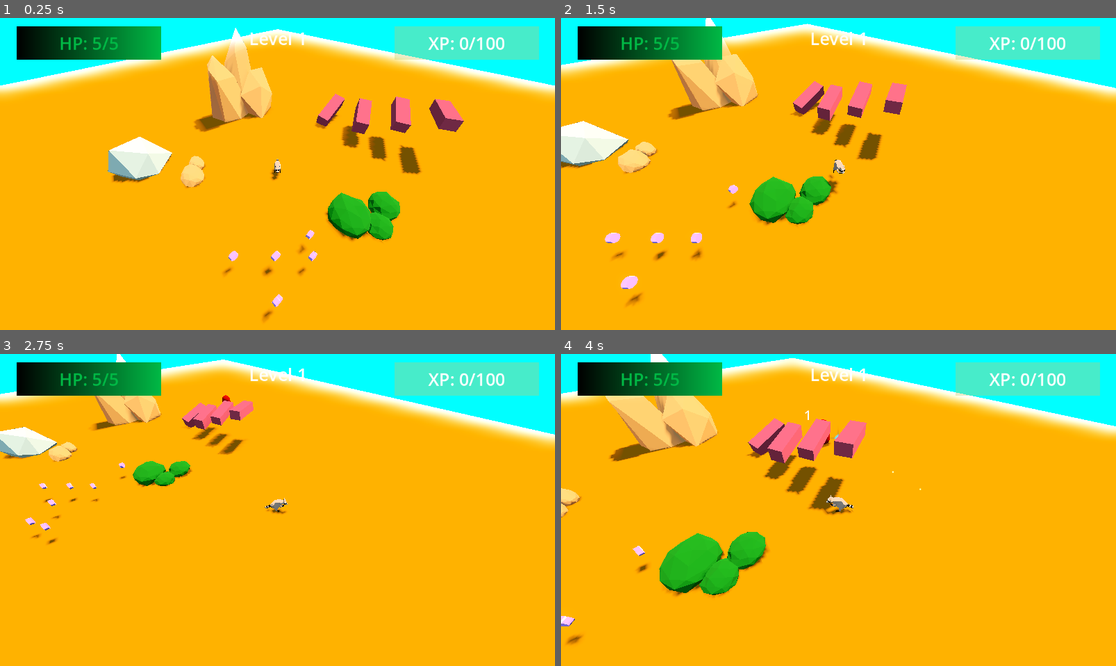
Above: before the commit, frames 1-4 (two rows, left to right).
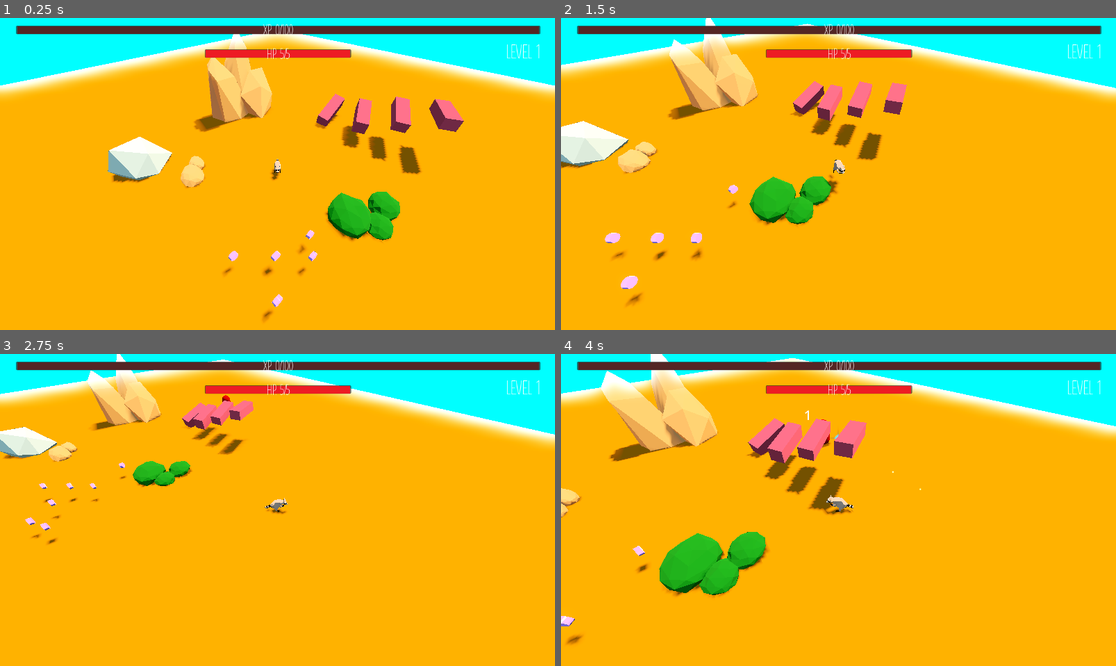
Above: after the commit, the same moments.

Repository: DeepRestGames/EcoDungeon
Game: Godot game, scene res://scenes/PrototypeScene_Weapons_01.tscn
Two runs of this game, one before a commit and one after it. Both use one fixed random seed, a clock stepped at 60 frames per second and the inputs below. A sky picture missing from this copy of the repository is replaced by a grey-blue gradient.
Inputs (mouse positions are in pixels of both pictures, inside the frame that each line leads up to):
- Up to frame 1 (0.25 s): no input
- Up to frame 2 (1.5 s): tap Enter at 0.5 s; move the mouse to (960, 158) at 0.52 s; hold D (move_right) 0.53-1.28 s; tap Space (spacebar) at 0.6 s; move the mouse to (727, 189) at 1.27 s; hold S (move_down) from 1.28 s (still down); tap Mouse wheel up (zoom_in) at 1.35 s
- Up to frame 3 (2.75 s): move the mouse to (333, 441) at 2.02 s; release S (move_down) at 2.03 s; hold D (move_right) from 2.03 s (still down); hold Mouse wheel down (zoom_out) from 2.03 s (still down)
- Up to frame 4 (4 s): move the mouse to (810, 572) at 2.77 s; release D (move_right) at 2.78 s; release Mouse wheel down (zoom_out) at 2.78 s; hold W (move_up) 2.78-3.53 s; tap Space (spacebar) at 2.85 s; move the mouse to (1005, 556) at 3.52 s; hold A (move_left) from 3.53 s (still down); hold Mouse wheel up (zoom_in) from 3.53 s (still down)

The runs differ from the first frame. In frame 1, 7.8% of the frame differs, in the area x 2-98%, y 2-14%; in frame 2, 7.8%; in frame 3, 7.8%; in frame 4, 7.8%.

Commit message:
hud adjustments - the font doesn't scale properly

Diff:
--- a/scenes/player/UI.tscn
+++ b/scenes/player/UI.tscn
@@ -1,14 +1,13 @@
-[gd_scene load_steps=13 format=3 uid="uid://bu5laid0g01qp"]
+[gd_scene load_steps=12 format=3 uid="uid://bu5laid0g01qp"]
 
 [ext_resource type="Script" path="res://scripts/Player/UI.gd" id="1_sghsl"]
+[ext_resource type="Theme" uid="uid://c783inf5vpobj" path="res://scenes/player/UITheme.tres" id="2_0jx3y"]
 [ext_resource type="Script" path="res://scripts/Player/PowerUpMenu.gd" id="2_tqs0n"]
-
-[sub_resource type="Theme" id="Theme_4cvmb"]
-default_font_size = 36
 
 [sub_resource type="CanvasTexture" id="CanvasTexture_e72mo"]
 
 [sub_resource type="Gradient" id="Gradient_ul203"]
+colors = PackedColorArray(1, 1, 1, 1, 1, 1, 1, 1)
 
 [sub_resource type="GradientTexture1D" id="GradientTexture1D_ptawk"]
 gradient = SubResource("Gradient_ul203")
@@ -16,9 +15,6 @@
 [sub_resource type="CanvasTexture" id="CanvasTexture_e7m4a"]
 
 [sub_resource type="CanvasTexture" id="CanvasTexture_b3tfa"]
-
-[sub_resource type="Theme" id="Theme_xnxo0"]
-default_font_size = 36
 
 [sub_resource type="Theme" id="Theme_mh1ex"]
 default_font_size = 36
@@ -47,89 +43,111 @@
 
 [node name="UI" type="Control"]
 layout_mode = 3
-anchors_preset = 15
-anchor_right = 1.0
+anchor_left = 0.0303819
+anchor_top = 0.0262346
+anchor_right = 0.971354
 anchor_bottom = 1.0
-offset_left = 35.0
-offset_top = 17.0
-offset_right = -33.0
 grow_horizontal = 2
 grow_vertical = 2
 script = ExtResource("1_sghsl")
+metadata/_edit_use_anchors_ = true
 
 [node name="Health" type="TextureProgressBar" parent="."]
-modulate = Color(0, 0.72549, 0.270588, 1)
 layout_mode = 1
-offset_right = 300.0
-offset_bottom = 70.0
-theme = SubResource("Theme_4cvmb")
+anchors_preset = -1
+anchor_left = 0.361624
+anchor_top = 0.0776545
+anchor_right = 0.638376
+anchor_bottom = 0.103011
+offset_right = 6.10352e-05
+theme = ExtResource("2_0jx3y")
 max_value = 5.0
 value = 5.0
 nine_patch_stretch = true
 texture_under = SubResource("CanvasTexture_e72mo")
 texture_progress = SubResource("GradientTexture1D_ptawk")
-tint_under = Color(0.294118, 0.796078, 0.466667, 0.564706)
+tint_under = Color(0.329412, 0.14902, 0.141176, 1)
+tint_over = Color(1, 1, 1, 0)
+tint_progress = Color(0.929412, 0.109804, 0.141176, 1)
+metadata/_edit_use_anchors_ = true
+
+[node name="Panel2" type="Panel" parent="Health"]
+show_behind_parent = true
+layout_mode = 0
+anchor_left = -0.00666667
+anchor_top = -0.0405405
+anchor_right = 1.00667
+anchor_bottom = 1.06757
+metadata/_edit_use_anchors_ = true
 
 [node name="HealthLabel" type="Label" parent="Health"]
 layout_mode = 1
-anchors_preset = 8
-anchor_left = 0.5
-anchor_top = 0.5
-anchor_right = 0.5
-anchor_bottom = 0.5
-offset_left = -20.0
-offset_top = -25.0
-offset_right = 20.0
-offset_bottom = 25.0
+anchors_preset = -1
+anchor_left = 0.433333
+anchor_top = -0.0320946
+anchor_right = 0.566667
+anchor_bottom = 1.31926
 grow_horizontal = 2
 grow_vertical = 2
+theme = ExtResource("2_0jx3y")
 text = "HP: "
 horizontal_alignment = 1
 vertical_alignment = 1
+metadata/_edit_use_anchors_ = true
 
 [node name="Experience" type="TextureProgressBar" parent="."]
 layout_mode = 1
-anchors_preset = 1
-anchor_left = 1.0
+anchors_preset = -1
+anchor_left = 0.000922509
 anchor_right = 1.0
-offset_left = -300.0
-offset_bottom = 70.0
+anchor_bottom = 0.0253566
 grow_horizontal = 0
-theme = SubResource("Theme_4cvmb")
+theme = ExtResource("2_0jx3y")
 nine_patch_stretch = true
 texture_under = SubResource("CanvasTexture_e7m4a")
 texture_progress = SubResource("CanvasTexture_b3tfa")
-tint_under = Color(0.772549, 0.792157, 0.419608, 0.360784)
-tint_progress = Color(0.807843, 0.745098, 0.282353, 1)
+tint_under = Color(0.329412, 0.14902, 0.141176, 1)
+tint_progress = Color(0.984314, 0.690196, 0.231373, 1)
+metadata/_edit_use_anchors_ = true
+
+[node name="Panel" type="Panel" parent="Experience"]
+show_behind_parent = true
+layout_mode = 0
+anchor_left = -0.00277008
+anchor_top = -0.0540541
+anchor_right = 1.00277
+anchor_bottom = 1.05405
+metadata/_edit_use_anchors_ = true
 
 [node name="XpLabel" type="Label" parent="Experience"]
 layout_mode = 1
-anchors_preset = 8
-anchor_left = 0.5
-anchor_top = 0.5
-anchor_right = 0.5
-anchor_bottom = 0.5
-offset_left = -20.0
-offset_top = -25.0
-offset_right = 20.0
-offset_bottom = 25.0
+anchors_preset = -1
+anchor_left = 0.481533
+anchor_top = -0.0945946
+anchor_right = 0.518467
+anchor_bottom = 1.25676
 grow_horizontal = 2
 grow_vertical = 2
+theme = ExtResource("2_0jx3y")
 text = "XP: "
 horizontal_alignment = 1
 vertical_alignment = 1
+metadata/_edit_use_anchors_ = true
 
 [node name="LevelLabel" type="Label" parent="."]
 layout_mode = 1
-anchors_preset = 5
-anchor_left = 0.5
-anchor_right = 0.5
-offset_left = -20.0
-offset_right = 20.0
-offset_bottom = 23.0
+anchors_preset = -1
+anchor_left = 0.890221
+anchor_top = 0.0522979
+anchor_right = 1.00185
+anchor_bottom = 0.131537
 grow_horizontal = 2
-theme = SubResource("Theme_xnxo0")
-text = "Level 1"
+theme = ExtResource("2_0jx3y")
+theme_override_font_sizes/font_size = 42
+text = "LEVEL 1"
+horizontal_alignment = 2
+uppercase = true
+metadata/_edit_use_anchors_ = true
 
 [node name="PowerupMenu" type="PopupMenu" parent="."]
 mode = 3
--- /dev/null
+++ b/scenes/player/UITheme.tres
@@ -0,0 +1,7 @@
+[gd_resource type="Theme" load_steps=2 format=3 uid="uid://c783inf5vpobj"]
+
+[ext_resource type="FontFile" uid="uid://8a8ovsk187ni" path="res://assets/2d/fonts/Zantung-2OYg3.ttf" id="1_ejtmw"]
+
+[resource]
+default_font = ExtResource("1_ejtmw")
+default_font_size = 30
